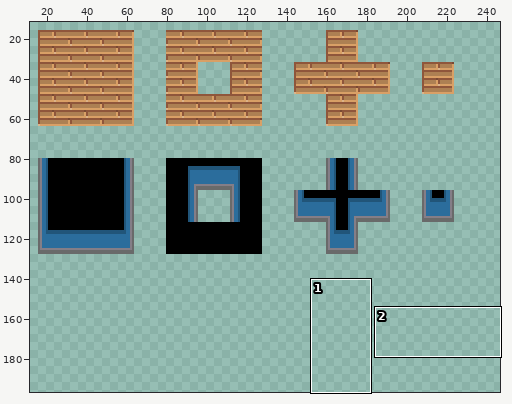
Sprite sheet -- Godot Project/images/tilemapFixedV3.png. The picture above shows the old version from afar; the outline marks the close-up.
Close-up. First the earlier version:
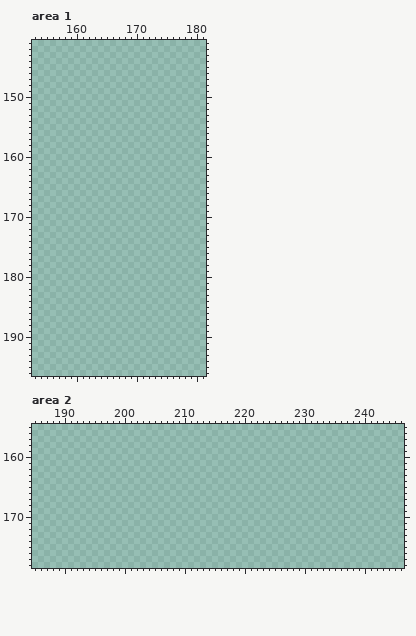
The file is 256x256 pixels. Shown: area 1: x 153..181, y 141..196; area 2: x 185..246, y 155..178. The wide view leaves out empty margins. The commit also changed other parts of the picture, which this record leaves out.
Now the later version:
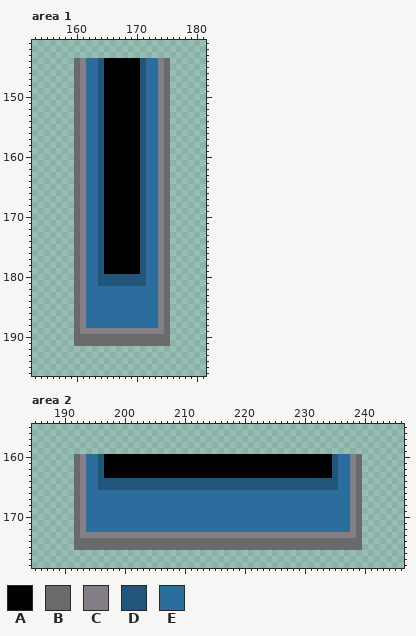
Palette (. is transparent): A #000000  B #696a6a  C #847e87  D #215579  E #2b6d9c
Change:
Area 1:
y 144..179: x 160..175 ................ -> BCEEDAAAAAADEECB
y 180..181: x 160..175 ................ -> BCEEDDDDDDDDEECB
y 182..188: x 160..175 ................ -> BCEEEEEEEEEEEECB
y 189: x 160..175 ................ -> BCCCCCCCCCCCCCCB
y 190..191: x 160..175 ................ -> BBBBBBBBBBBBBBBB
Area 2:
y 160..163: x 192..239 ................................................ -> BCEEDAAAAAAAAAAAAAAAAAAAAAAAAAAAAAAAAAAAAAADEECB
y 164..165: x 192..239 ................................................ -> BCEEDDDDDDDDDDDDDDDDDDDDDDDDDDDDDDDDDDDDDDDDEECB
y 166..172: x 192..239 ................................................ -> BCEEEEEEEEEEEEEEEEEEEEEEEEEEEEEEEEEEEEEEEEEEEECB
y 173: x 192..239 ................................................ -> BCCCCCCCCCCCCCCCCCCCCCCCCCCCCCCCCCCCCCCCCCCCCCCB
y 174..175: x 192..239 ................................................ -> BBBBBBBBBBBBBBBBBBBBBBBBBBBBBBBBBBBBBBBBBBBBBBBB
Pixel boxes of the changes (left, top, right, bottom) in both close-ups:
added: (74, 58, 170, 346)
added: (74, 454, 362, 550)
